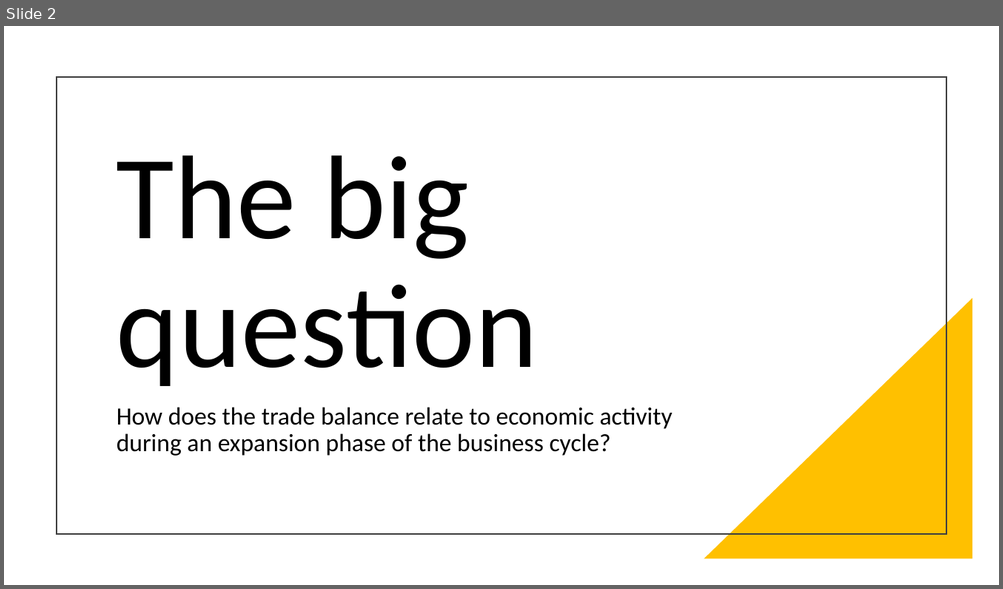
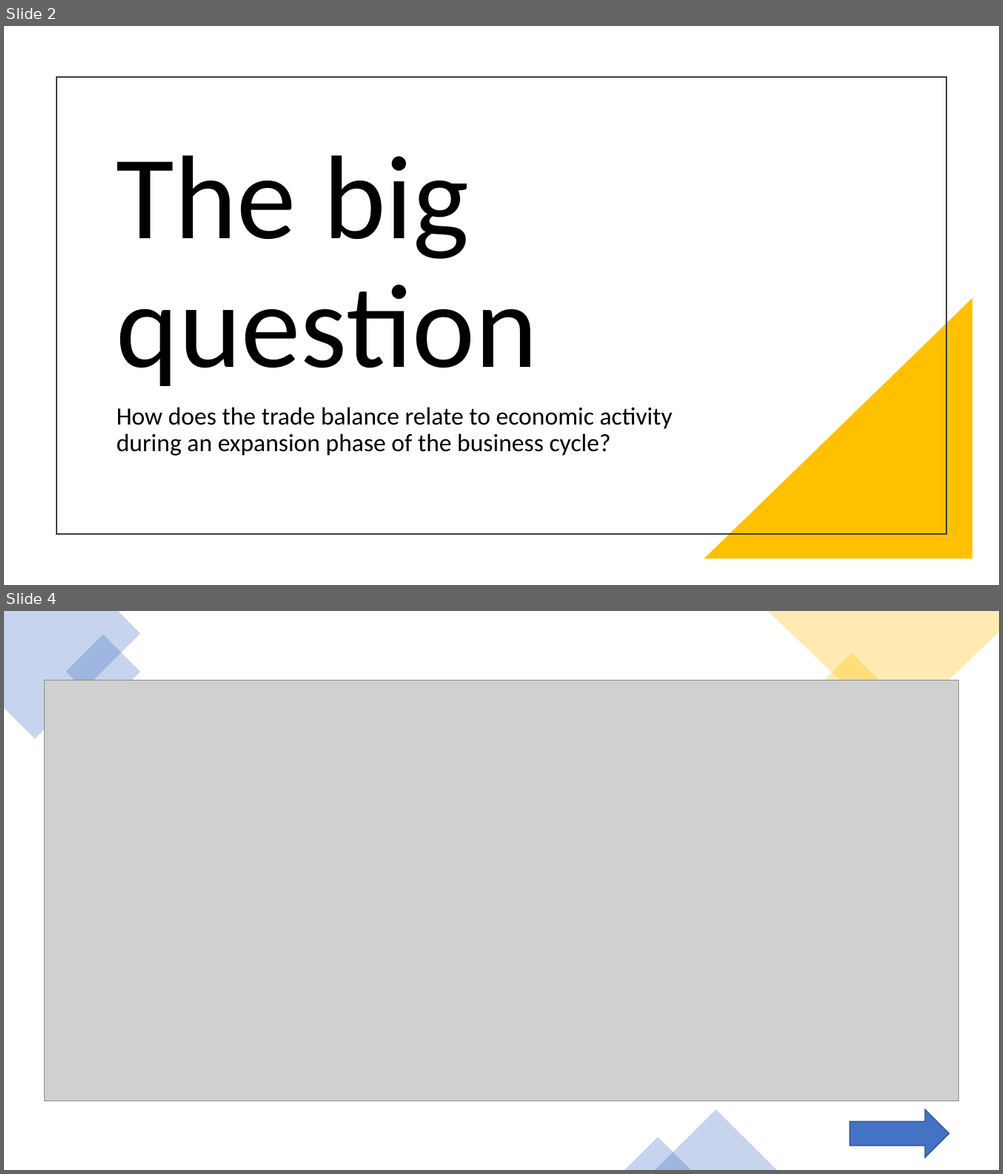
Before and after one commit to MATaylor0/data-viz-project, a slide deck: World Choropleth of Countries Trade Balance.pptx. Shown one above the other, each under a label of ours: slide 2 before the commit, slides 2 and 4 after it; the slides between them are not shown. The pictures are 1003x589 and 1003x1174 pixels, drawn with LibreOffice and Linux fonts; fonts in the diff are those of the drawing; grey boxes stand for pictures. Boxes give left, top, right and bottom in pixels: in the first picture for what was removed or moved away, otherwise in the second. Text is boxed around its words. In the diff, an @@ line names an element or a change of style, - is before the commit and + after.

```diff
--- a/World Choropleth of Countries Trade Balance.pptx
+++ b/World Choropleth of Countries Trade Balance.pptx
@@ slide 4 added at (4, 611, 999, 1170), background #FFFFFF @@
@@ freeform shape added at (4, 611, 141, 739), fill #4472C4 at 30% opacity @@
@@ freeform shape added at (767, 611, 999, 732), fill #FFC000 at 30% opacity @@
@@ rectangle added at (66, 635, 141, 709), fill #4472C4 at 30% opacity @@
@@ rectangle added at (811, 653, 891, 732), fill #FFC000 at 30% opacity @@
@@ picture added at (44, 681, 959, 1101) @@
@@ triangle added at (654, 1111, 777, 1170), fill #4472C4 at 30% opacity @@
@@ right arrow added at (849, 1111, 948, 1158), fill #4472C4, outline #325491 1 pt @@
@@ triangle added at (625, 1138, 691, 1170), fill #4472C4 at 30% opacity @@
```
Also in this commit, not shown: 4 slides changed, 3 other slides added, 1 slide removed, 11 other files.
